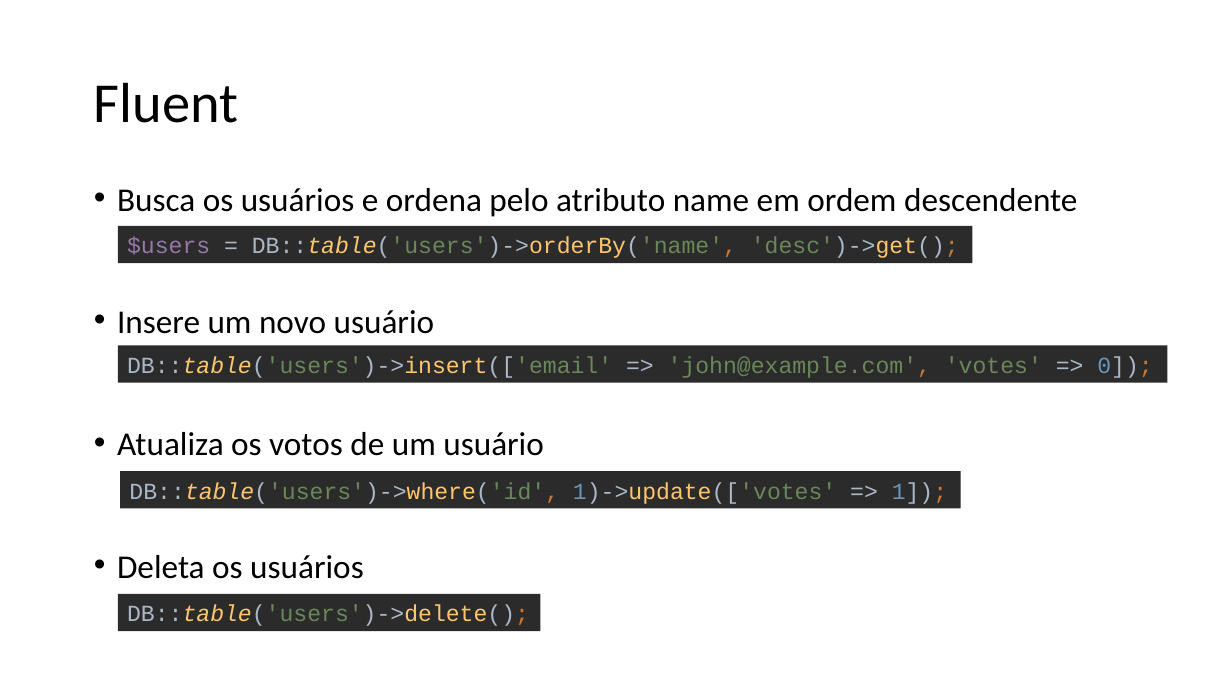
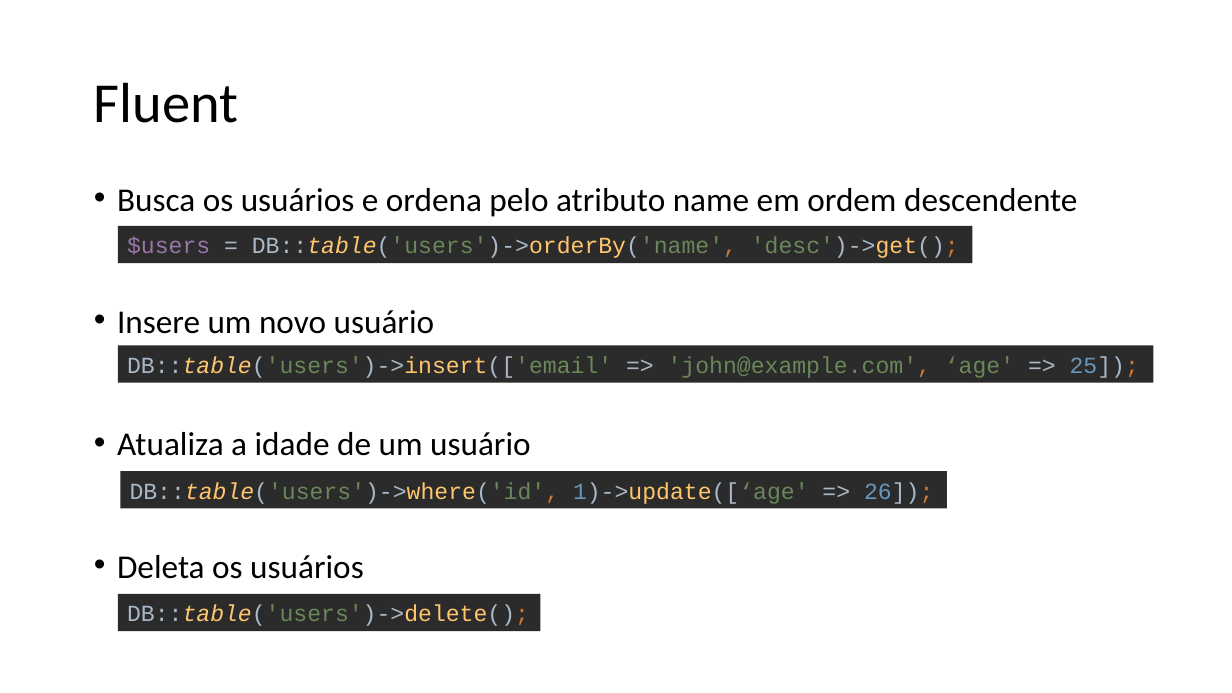
Before and after one commit to renanpupin/fct-blog, a slide deck: slide 49 of Introdução a APIs RESTful com PHP Laravel 5.pptx (slide 51 before the commit). Drawn at 1232x693 pixels with LibreOffice and Linux fonts; fonts in the diff are those of the drawing. Boxes give left, top, right and bottom in pixels: in the first picture for what was removed or moved away, otherwise in the second. Text is boxed around its words. In the diff, an @@ line names an element or a change of style, - is before the commit and + after.

```diff
--- a/Introdução a APIs RESTful com PHP Laravel 5.pptx
+++ b/Introdução a APIs RESTful com PHP Laravel 5.pptx
@@ rectangle "DB::table('users')->insert(['email' => 'john@example.com', ‘ ...": place and size @@
-rectangle "DB::table('users')->insert(['email' => 'john@example.com', ‘ ..." at [118,346,1168,383]
+rectangle "DB::table('users')->insert(['email' => 'john@example.com', ‘ ..." at [118,346,1154,383]
@@ text in rectangle at [127,356,1139,378]: text changed @@
-DB::table('users')->insert(['email' => 'john@example.com', 'votes' => 0]);
+DB::table('users')->insert(['email' => 'john@example.com', ‘age' => 25]);
@@ text at [117,432,531,456]: text changed @@
-• Atualiza os votos de um usuário
+• Atualiza a idade de um usuário
@@ rectangle "DB::table('users')->where('id', 1)->update([‘age' => 26]);": place and size @@
-rectangle "DB::table('users')->where('id', 1)->update([‘age' => 26]);" at [120,471,961,508]
+rectangle "DB::table('users')->where('id', 1)->update([‘age' => 26]);" at [120,471,947,508]
@@ text in rectangle at [130,482,933,504]: text changed @@
-DB::table('users')->where('id', 1)->update(['votes' => 1]);
+DB::table('users')->where('id', 1)->update([‘age' => 26]);
```
Also in this commit, not shown: 31 other slides changed, 2 slides removed.
